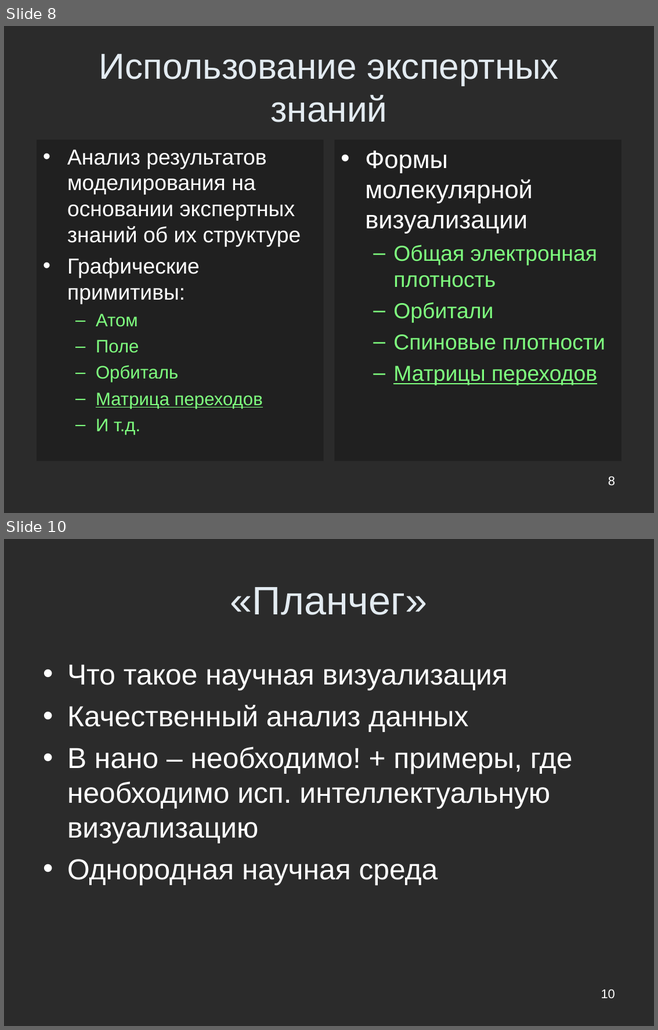
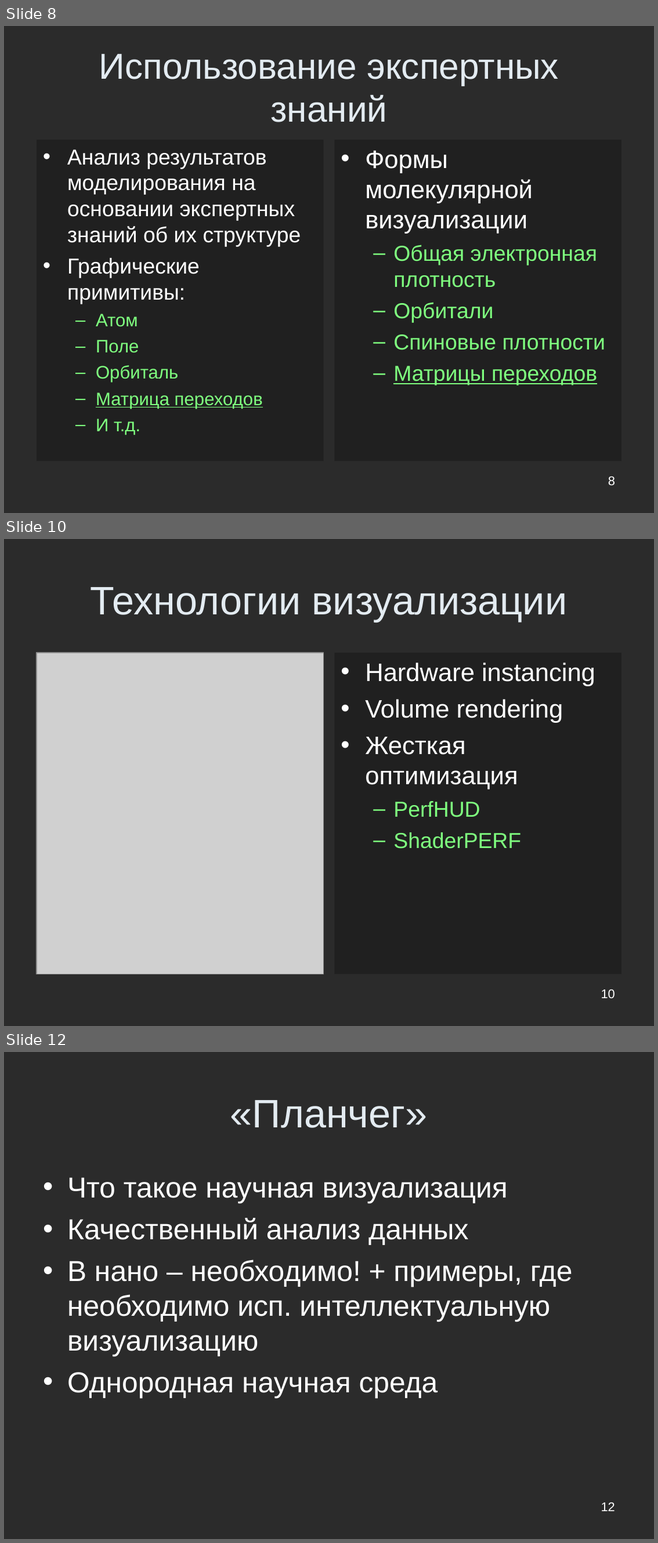
Before and after one commit to Jacobi20/nano-vis, a slide deck: trunk/docs/cys2010.ppt. Shown one above the other, each under a label of ours: slides 8 and 10 before the commit, slides 8, 10 and 12 after it; the slides between them are not shown. The pictures are 658x1030 and 658x1543 pixels, drawn with LibreOffice and Linux fonts; fonts in the diff are those of the drawing; grey boxes stand for pictures; background and template pictures are left out; a plain dark background stands for a picture behind light text. Boxes give left, top, right and bottom in pixels: in the first picture for what was removed or moved away, otherwise in the second. Text is boxed around its words. In the diff, an @@ line names an element or a change of style, - is before the commit and + after.

```diff
--- a/trunk/docs/cys2010.ppt
+++ b/trunk/docs/cys2010.ppt
@@ slide 10 added at (4,539,654,1026), background picture (left out) @@
@@ title added at (90,587,567,622), 44 pt, text #E3EBF1 @@
+Технологии визуализации
@@ picture added at (36,653,324,974) @@
@@ text added at (334,653,621,974), fill #000000 at 25% opacity, 28 pt, text #FFFFFF @@
+• Hardware instancing
+• Volume rendering
+• Жесткая оптимизация
+  – PerfHUD
+  – ShaderPERF
@@ page number added at (601,990,615,998), 14 pt, text #FFFFFF @@
+10
@@ what was slide 10 is now slide 12 @@
@@ page number at (601,1503,615,1511): text changed @@
-10
+12
```
Also in this commit, not shown: 7 slides changed, 2 other slides added, 1 slide removed, 7 other files.
